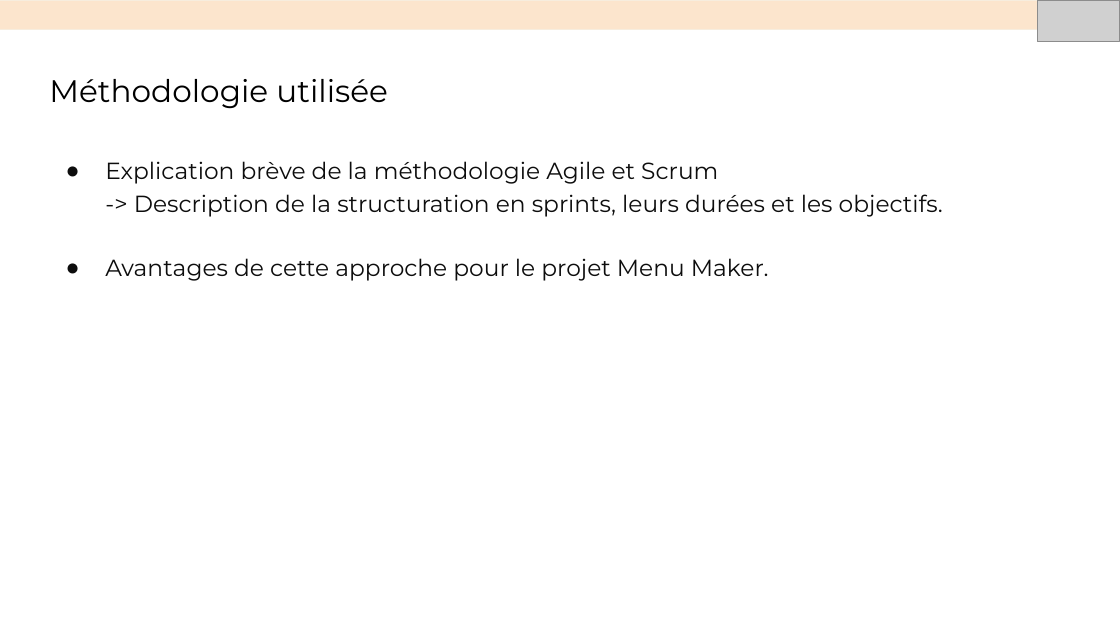
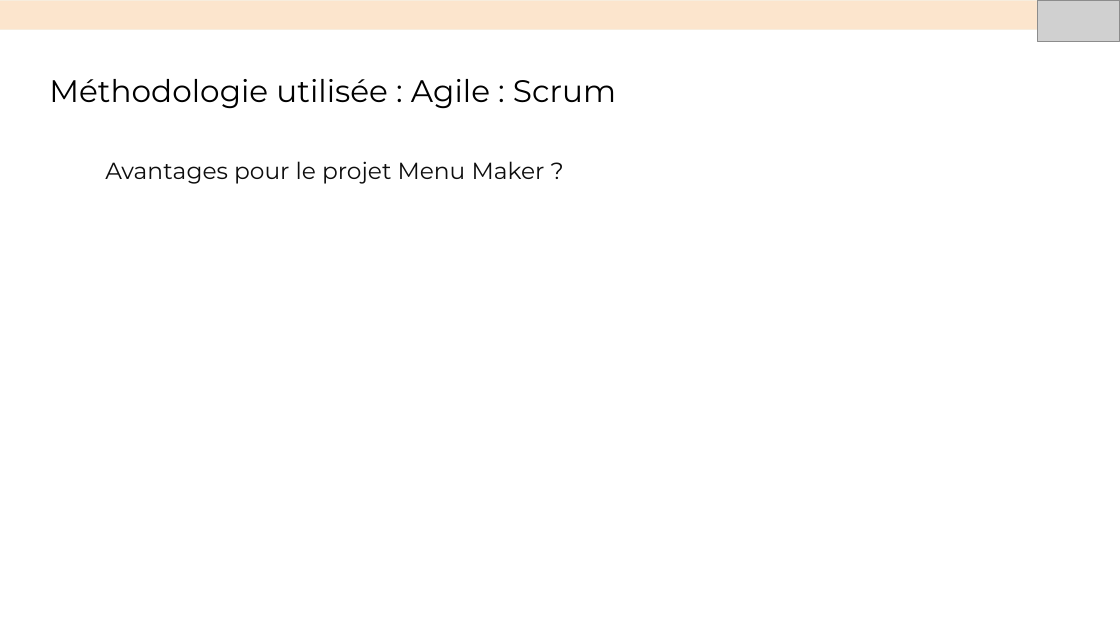
Before and after one commit to Buom01/oc-qwenta, a slide deck: slide 10 of Présenation Soufiane.odp (slide 5 before the commit). Drawn at 1120x630 pixels with LibreOffice and Linux fonts; fonts in the diff are those of the drawing; grey boxes stand for pictures. Boxes give left, top, right and bottom in pixels: in the first picture for what was removed or moved away, otherwise in the second. Text is boxed around its words. In the diff, an @@ line names an element or a change of style, - is before the commit and + after.

Commit message:
WIP de la présentation

```diff
--- a/Présenation Soufiane.odp
+++ b/Présenation Soufiane.odp
@@ title at (49, 79, 616, 109): text changed @@
-Méthodologie utilisée
+Méthodologie utilisée : Agile : Scrum
@@ text at (105, 161, 545, 184): text changed @@
-● Explication brève de la méthodologie Agile et Scrum
--> Description de la structuration en sprints, leurs durées et les objectifs.
-● Avantages de cette approche pour le projet Menu Maker.
+Avantages pour le projet Menu Maker ?
```
Also in this commit, not shown: 4 other slides changed, 5 slides added.
